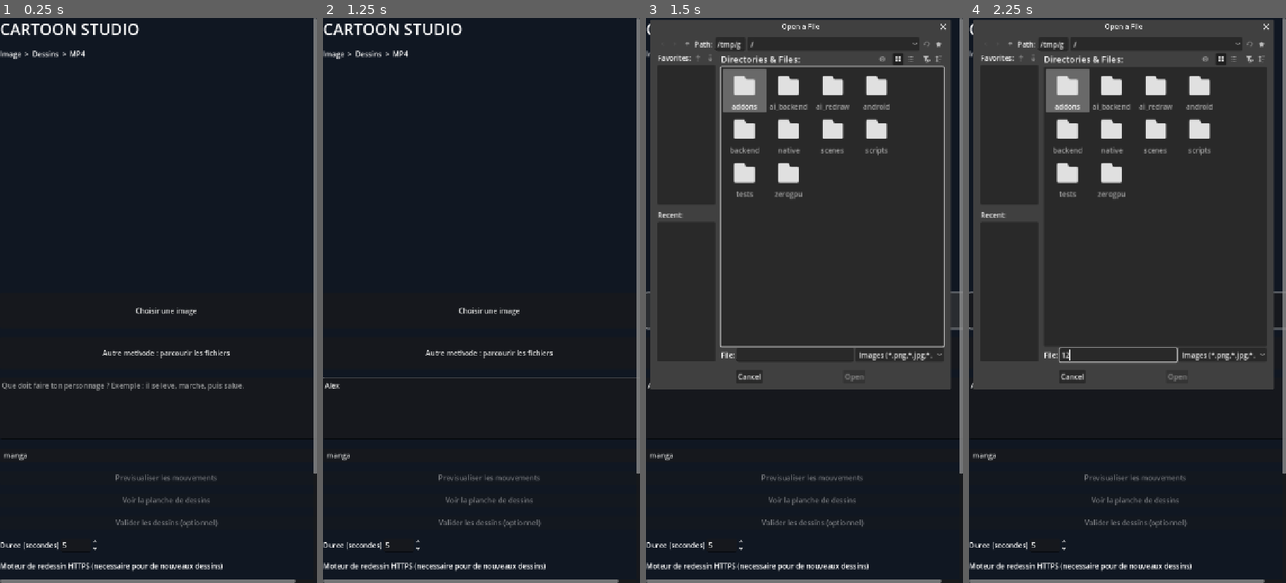
Above: before the commit, frames 1-4 (left to right).
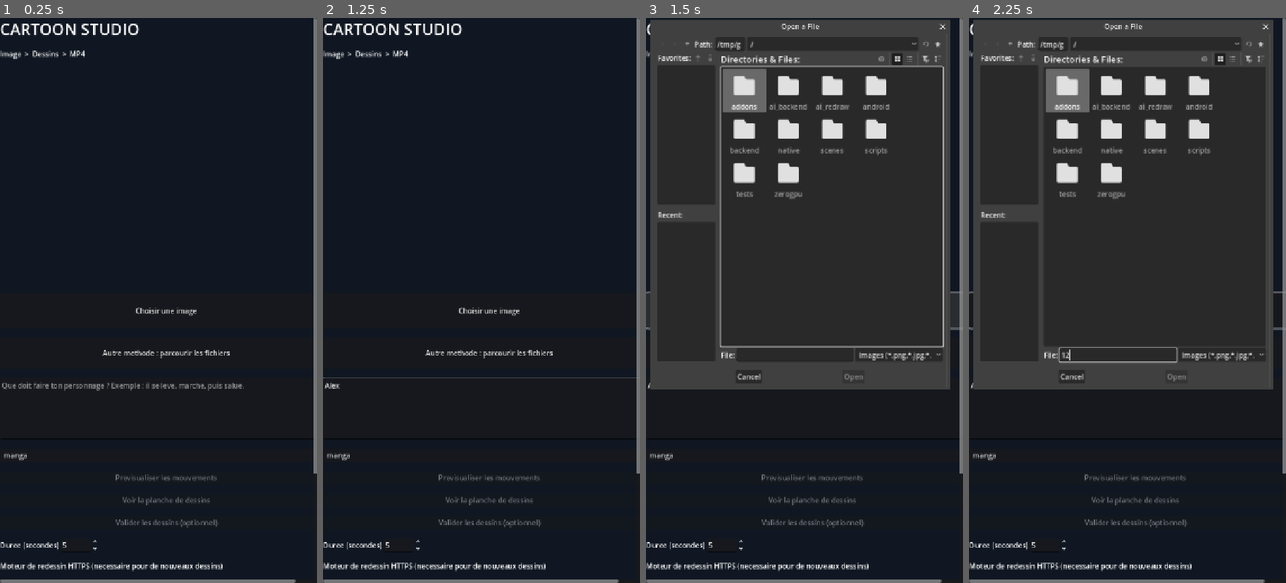
Above: after the commit, the same moments.

Repository: ericjamesempere-stack/MobileI2V-Xiaomi-
Game: Godot game, scene res://scenes/main.tscn
Two runs of this game, one before a commit and one after it. Both use one fixed random seed, a clock stepped at 60 frames per second and the inputs below.
Inputs (mouse positions are in pixels of both pictures, inside the frame that each line leads up to):
- Up to frame 1 (0.25 s): no input
- Up to frame 2 (1.25 s): click (487, 407) at 0.52 s; type "Alex" at 0.6 s
- Up to frame 3 (1.5 s): click "Choisir une image" at 1.25 s
- Up to frame 4 (2.25 s): click (1117, 357) at 2.02 s; type "12" at 2.1 s

Frames 1-2 are identical in both runs. In frame 3, 0.8% of the frame differs, in the area x 27-95%, y 1-65%; in frame 4, 0.5%.

Commit message:
Require visual approval before exporting unverified AI frames; restore safely

Diff:
--- a/scripts/cartoon_studio.gd
+++ b/scripts/cartoon_studio.gd
@@ -249,11 +249,12 @@
             return
         loaded.append(ImageTexture.create_from_image(image))
     frames = loaded
+    approved = false
     _build_sheet()
     preview.texture = frames[0]
     step = 1
     action.text = "Exporter MP4"
-    status.text = "%d dessins retrouves. Export MP4 disponible." % frames.size()
+    status.text = "%d dessins retrouves. Verifie la planche et valide avant export MP4." % frames.size()
 
 func _progress(index: int, total: int) -> void:
     status.text = "Dessin %d / %d" % [index, total]
@@ -262,6 +263,9 @@
     if busy:
         return
     if step == 1:
+        if not approved:
+            status.text = "Controle les dessins sur la planche puis appuie sur Valider les dessins avant export MP4."
+            return
         if frames.is_empty():
             status.text = "Aucun dessin valide : assemblage interdit."
             return
@@ -339,7 +343,10 @@
             status.text = "%d dessins sauvegardes (%s). Creation du MP4..." % [frames.size(), "IA gratuite texte (visage non garanti)" if free_mode else ("IA externe" if online_mode else "animation locale stylisee, visage non reproduit")]
             if free_mode:
                 status.text = "Deux images IA de storyboard sauvegardees. Controle la coherence avant export MP4 : ce ne sont pas des mouvements animes fluides."
+            elif online_mode:
+                status.text = "Dessins IA externe sauvegardes. Verifie la planche et valide avant export MP4."
             else:
+                approved = true
                 await _export_generated_mp4()
     busy = false
     action.disabled = false
@@ -352,7 +359,7 @@
     sheet_button.disabled = sheet_path.is_empty() or busy
     approve_button.disabled = frames.is_empty() or busy
     if action != null:
-        action.text = "Exporter MP4" if step == 1 else "Generer les dessins"
+        action.text = ("Exporter MP4" if approved else "Valider les dessins avant export") if step == 1 else "Generer les dessins"
 
 func _build_sheet() -> void:
     sheet_path = ""
@@ -415,7 +422,8 @@
         return
     playing = false
     approved = true
-    status.text = "%d dessins valides. Export MP4 disponible." % frames.size()
+    _refresh_review_buttons()
+    status.text = "%d dessins valides. Appuie sur Exporter MP4." % frames.size()
 
 func _export_generated_mp4() -> void:
     if frames.is_empty():
